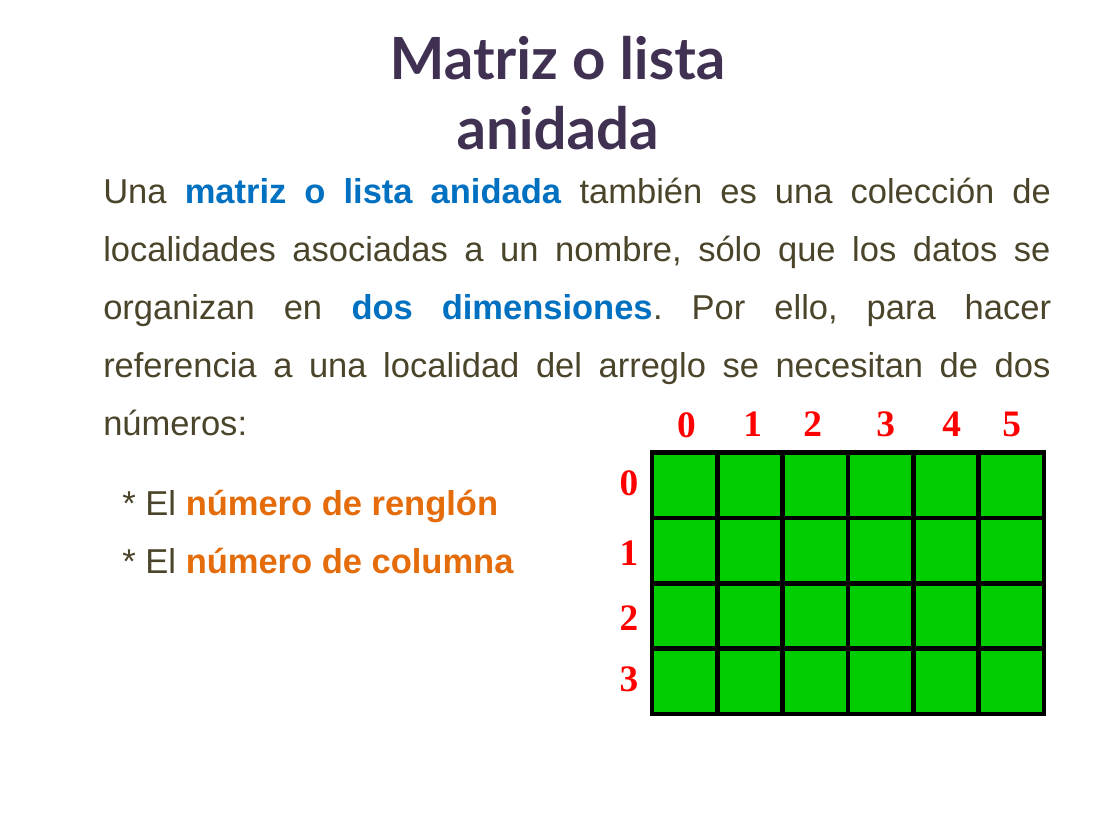
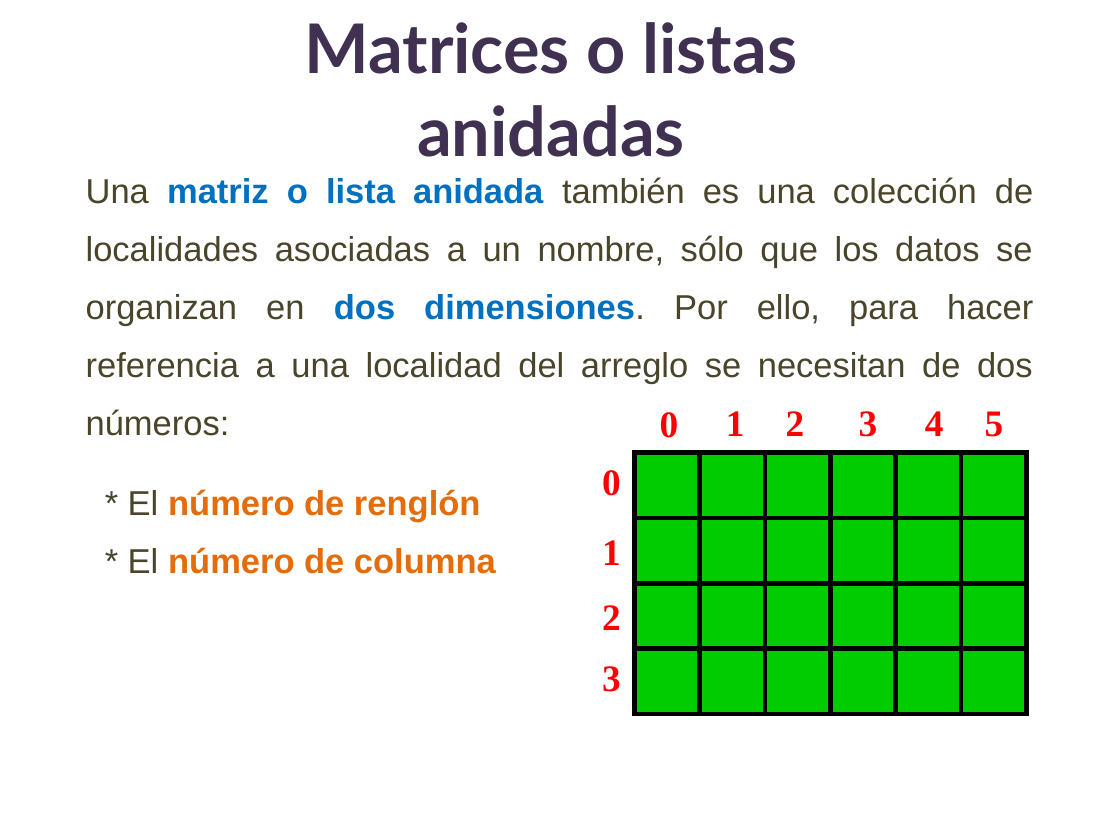
Before and after one commit to lizetheP/PensamientoC, a slide deck: slide 3 of calendario/documentos/8_Matrices.pptx. Drawn at 1120x840 pixels with LibreOffice and Linux fonts; fonts in the diff are those of the drawing. Boxes give left, top, right and bottom in pixels: in the first picture for what was removed or moved away, otherwise in the second. Text is boxed around its words. In the diff, an @@ line names an element or a change of style, - is before the commit and + after.

```diff
--- a/calendario/documentos/8_Matrices.pptx
+++ b/calendario/documentos/8_Matrices.pptx
@@ title added at (305, 22, 798, 157), 44 pt, text #403152, bold @@
+Matrices o listas anidadas
@@ text removed at (390, 35, 726, 150) @@
-Matriz o lista anidada
@@ 8 rectangles, 3 texts: place and size @@
-8 rectangles, 3 texts at (717, 411, 978, 713)
+8 rectangles, 3 texts at (700, 411, 961, 713)
@@ 16 rectangles, 8 texts: place and size @@
-16 rectangles, 8 texts at (103, 177, 1051, 713)
+16 rectangles, 8 texts at (86, 177, 1033, 713)
```
Also in this commit, not shown: 7 other slides changed, 10 other files.
